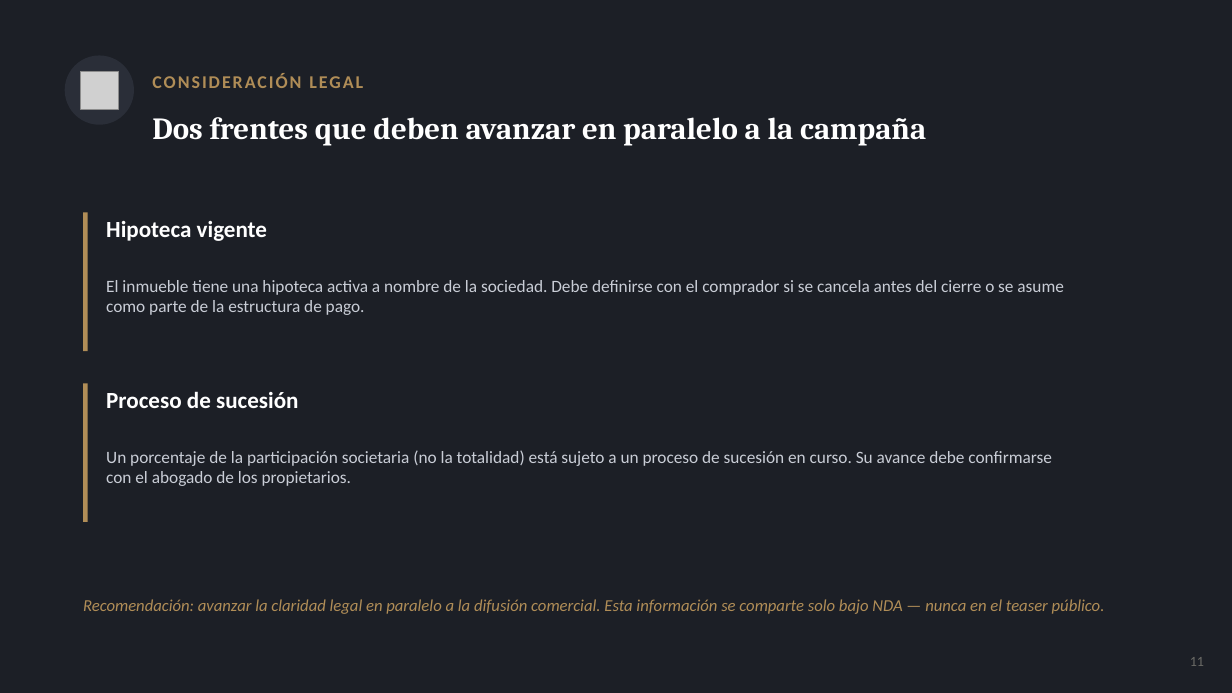
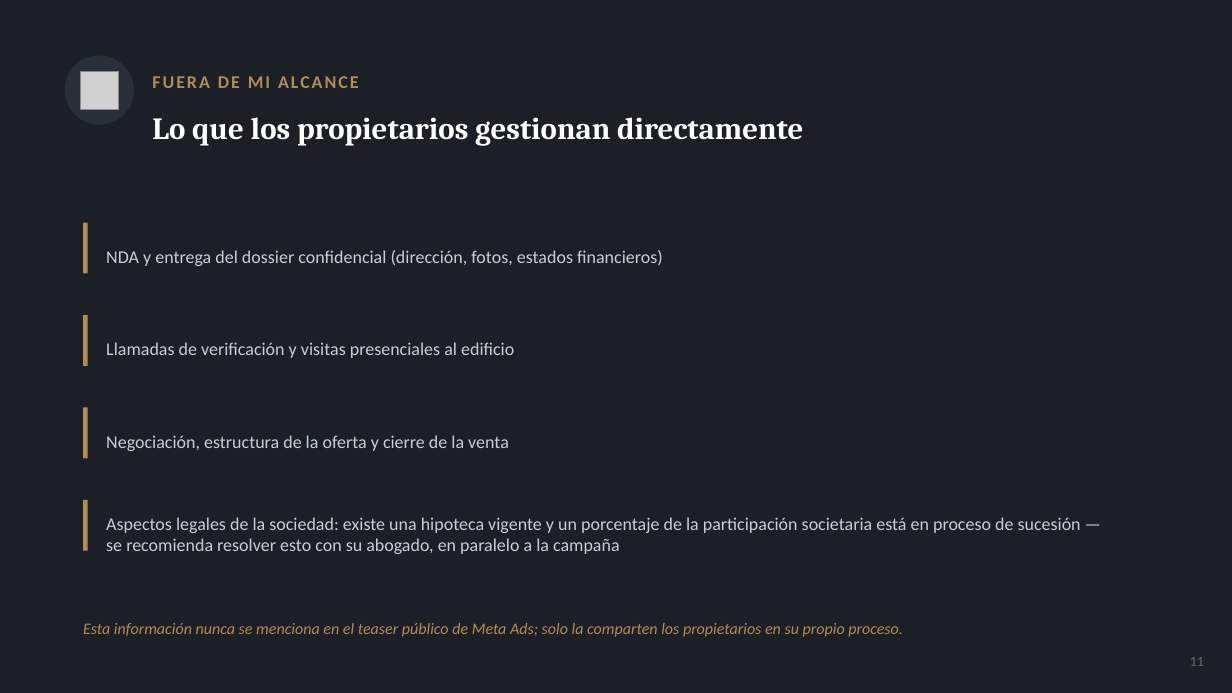
Before and after one commit to rozoerik-eng/Presentaciones-y-varios, a slide deck: slide 11 of Hosty56 - Plan de Venta (Edificio Airbnb Bogota)/Hosty56_Plan_de_Venta.pptx. Drawn at 1232x693 pixels with LibreOffice and Linux fonts; fonts in the diff are those of the drawing; grey boxes stand for pictures. Boxes give left, top, right and bottom in pixels: in the first picture for what was removed or moved away, otherwise in the second. Text is boxed around its words. In the diff, an @@ line names an element or a change of style, - is before the commit and + after.

```diff
--- a/Hosty56 - Plan de Venta (Edificio Airbnb Bogota)/Hosty56_Plan_de_Venta.pptx
+++ b/Hosty56 - Plan de Venta (Edificio Airbnb Bogota)/Hosty56_Plan_de_Venta.pptx
@@ text at bbox=[152, 63, 892, 100]: text changed @@
-CONSIDERACIÓN LEGAL
+FUERA DE MI ALCANCE
@@ text at bbox=[152, 117, 803, 146]: text changed @@
-Dos frentes que deben avanzar en paralelo a la campaña
+Lo que los propietarios gestionan directamente
@@ rectangle: place and size @@
-rectangle at bbox=[83, 213, 88, 351]
+rectangle at bbox=[83, 223, 88, 274]
@@ text removed at bbox=[106, 221, 267, 241] @@
-Hipoteca vigente
@@ text added at bbox=[106, 250, 663, 266], 14 pt, text #C9CDD6 @@
+NDA y entrega del dossier confidencial (dirección, fotos, estados financieros)
@@ text removed at bbox=[106, 280, 1063, 315] @@
-El inmueble tiene una hipoteca activa a nombre de la sociedad. Debe definirse con el comprador si se cancela antes del cierre o se asume como parte de la estructura de pago.
@@ rectangle added at bbox=[83, 315, 88, 366], fill #B08D57 @@
@@ text added at bbox=[106, 342, 514, 358], 14 pt, text #C9CDD6 @@
+Llamadas de verificación y visitas presenciales al edificio
@@ rectangle: place and size @@
-rectangle at bbox=[83, 384, 88, 522]
+rectangle at bbox=[83, 408, 88, 458]
@@ text removed at bbox=[106, 391, 299, 408] @@
-Proceso de sucesión
@@ text added at bbox=[106, 435, 509, 451], 14 pt, text #C9CDD6 @@
+Negociación, estructura de la oferta y cierre de la venta
@@ text removed at bbox=[106, 450, 1051, 486] @@
-Un porcentaje de la participación societaria (no la totalidad) está sujeto a un proceso de sucesión en curso. Su avance debe confirmarse con el abogado de los propietarios.
@@ rectangle added at bbox=[83, 500, 88, 551], fill #B08D57 @@
@@ text added at bbox=[106, 517, 1081, 554], 14 pt, text #C9CDD6 @@
+Aspectos legales de la sociedad: existe una hipoteca vigente y un porcentaje de la participación societaria está en proceso de sucesión — se recomienda resolver esto con su abogado, en paralelo a la campaña
@@ text at bbox=[83, 623, 903, 637]: text changed; size 13 to 12.5 pt @@
-Recomendación: avanzar la claridad legal en paralelo a la difusión comercial. Esta información se comparte solo bajo NDA — nunca en el teaser público.
+Esta información nunca se menciona en el teaser público de Meta Ads; solo la comparten los propietarios en su propio proceso.
```
Also in this commit, not shown: 12 other slides changed, 2 slides added, 2 slides removed, 1 other file.
